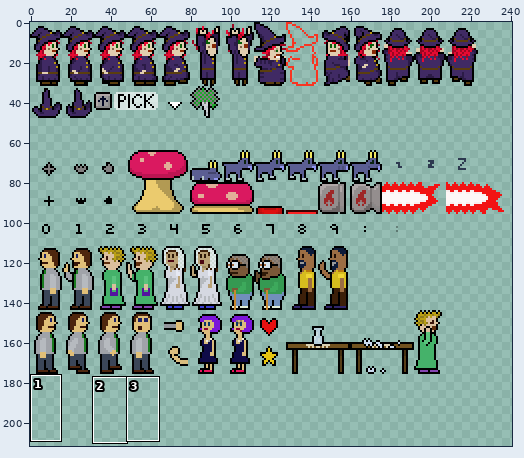
A sprite sheet gets an edit: src/data/image/4-sprites.png. Above, an overview of the earlier version with the close-up marked.
Close-up. Earlier state:
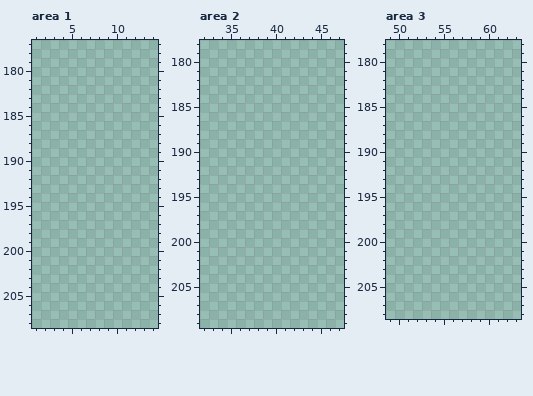
The file is 256x256 pixels. Colours within 5 levels of each other are drawn and written as one. Shown: area 1: x 1..14, y 177..208; area 2: x 32..47, y 178..209; area 3: x 49..63, y 178..208. The wide view leaves out empty margins. The commit also changed other parts of the picture, which this record leaves out.
Palette (. is transparent): 
The same view after the edit:
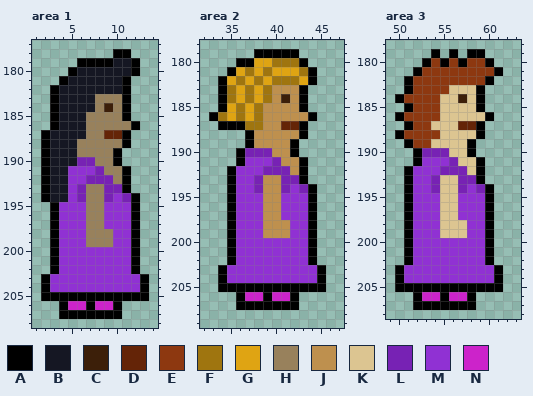
Colours new in this view: A #000000  B #151723  C #3c1f09  D #642407  E #8d3810  F #9f750f  G #dfa413  H #98815c  J #be904e  K #dcc591  L #7722b4  M #9031d3  N #cc23ca
Change:
Changed rows in their new state; - is an unchanged pixel.
Area 1:
first column x 2:
178 --------AA--
179 ----AAAABBA-
180 ---ABBBBBBA-
181 --ABBBBBBA--
182 -ABBBBBBBA--
183 -ABBBBHHHA--
184 -ABBBBHCHA--
185 -ABBBHHHHA--
186 -ABBBHHHHHA-
187 ABBBBHHDDA--
188 ABBBHHHHHA--
189 ABBBHHHHA---
190 ABBBLLHHA---
191 ABBMMMLHHA--
192 ABBMMLLLHA--
193 ABBMLHHLLA--
194 ABBMLHHLMLA-
195 -AMMMHHMMMA-
196 -AMMMHHMMMA-
197 -AMMMHHMMMA-
198 -AMMMHHHMMA-
199 -AMMMHHHMMA-
200 -AMMMMMMMMA-
201 -AMMMMMMMMA-
202 -AMMMMMMMMA-
203 AMMMMMMMMMMA
204 AMMMMMMMMMMA
205 AAAAAAAAAAAA
206 --ANNANNA---
207 --AAAAAAA---
Area 2:
first column x 33:
179 -----AAAAA---
180 ---AAGGFFFA--
181 --AGFGFGGGFA-
182 -AGFGFGFFFGA-
183 -AFGFGFJJJA--
184 -AFGFGFJCJA--
185 -AGFGFJJJJA--
186 AFGFGFJJJJJA-
187 -AAAFFJJDDA--
188 ----AJJJJJA--
189 ----AJJJJA---
190 ---ALLLJJA---
191 ---AMMMLJJA--
192 --AMMMLLLJA--
193 --AMMLJJLLA--
194 --AMMLJJLMLA-
195 --AMMMJJMMMA-
196 --AMMMJJMMMA-
197 --AMMMJJMMMA-
198 --AMMMJJJMMA-
199 --AMMMJJJMMA-
200 --AMMMMMMMMA-
201 --AMMMMMMMMA-
202 --AMMMMMMMMA-
203 -AMMMMMMMMMMA
204 -AMMMMMMMMMMA
205 -AAAAAAAAAAAA
206 ---ANNANNA---
207 ---AAAAAAA---
Area 3:
first column x 50:
179 ----A-A-AA--
180 ---AEAEAEEA-
181 --AEEEEEEEEA
182 -AEEEEEEEEA-
183 -AEEEEKKKA--
184 AEEEEKKCKA--
185 -AEEEKKKKA--
186 AEEEEKKKKKA-
187 -AEEKKKDDA--
188 AEEEEKKKKA--
189 -AEEKKKKA---
190 --ALLLKKA---
191 --AMMMLKKA--
192 -AMMMLLLKA--
193 -AMMLKKLLA--
194 -AMMLKKLMLA-
195 -AMMMKKMMMA-
196 -AMMMKKMMMA-
197 -AMMMKKMMMA-
198 -AMMMKKKMMA-
199 -AMMMKKKMMA-
200 -AMMMMMMMMA-
201 -AMMMMMMMMA-
202 -AMMMMMMMMA-
203 AMMMMMMMMMMA
204 AMMMMMMMMMMA
205 AAAAAAAAAAAA
206 --ANNANNA---
207 --AAAAAAA---
Pixel boxes of the changes (left, top, right, bottom) in both close-ups:
added: (41, 49, 149, 319)
added: (209, 49, 326, 310)
added: (395, 49, 503, 310)
